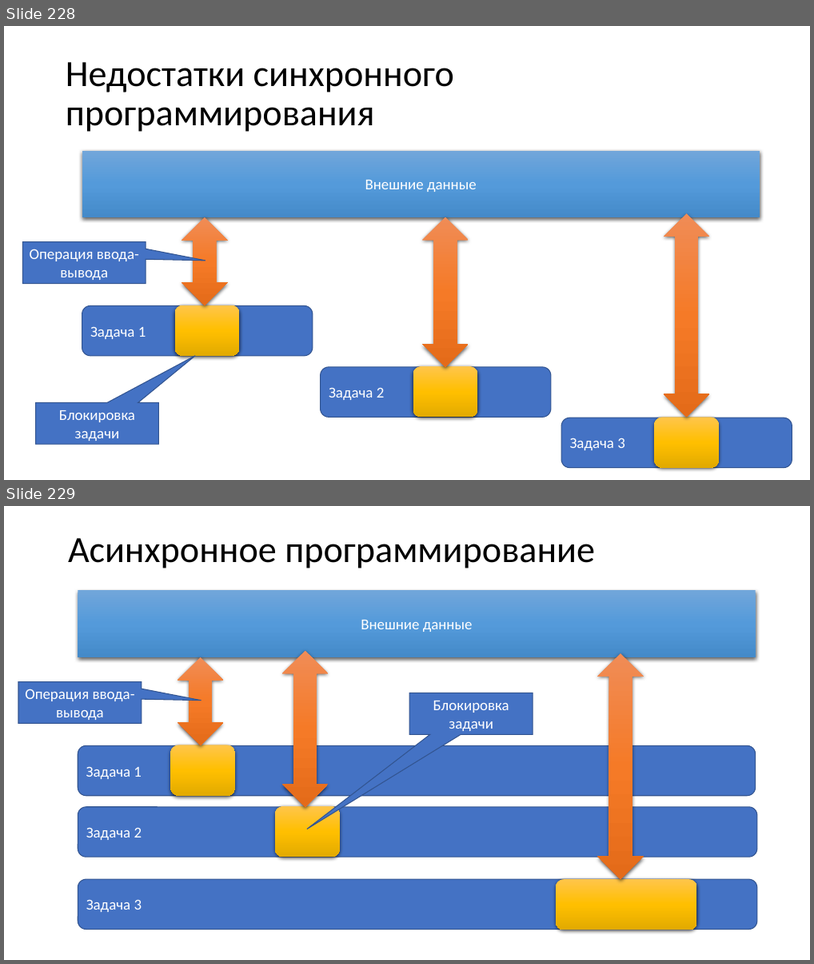
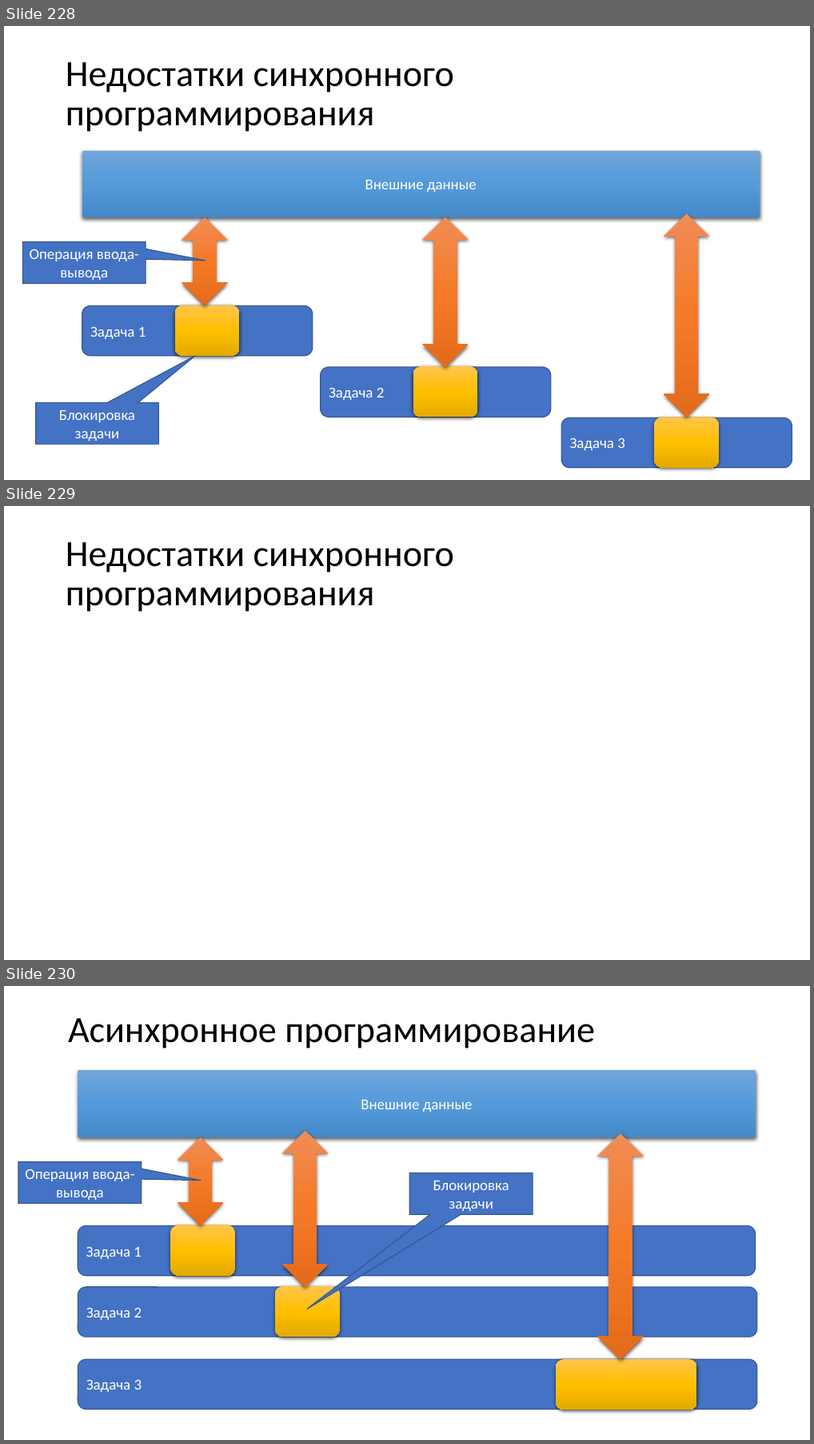
Before and after one commit to paveltsytovich/telegram-course, a slide deck: Presentation/Разработка ботов для телеграмм на Python.pptx. Shown one above the other, each under a label of ours: slides 228 and 229 before the commit, slides 228, 229 and 230 after it. The pictures are 814x964 and 814x1444 pixels, drawn with LibreOffice and Linux fonts; fonts in the diff are those of the drawing. Boxes give left, top, right and bottom in pixels: in the first picture for what was removed or moved away, otherwise in the second. Text is boxed around its words. In the diff, an @@ line names an element or a change of style, - is before the commit and + after.

```diff
--- a/Presentation/Разработка ботов для телеграмм на Python.pptx
+++ b/Presentation/Разработка ботов для телеграмм на Python.pptx
@@ slide 229 added at box(4, 506, 810, 960), background #FFFFFF @@
@@ title added at box(66, 542, 454, 612), 44 pt, text #000000 @@
+Недостатки синхронного программирования
@@ what was slide 229 is now slide 230 @@
```
Also in this commit, not shown: 2 other slides added, 1 other file.
